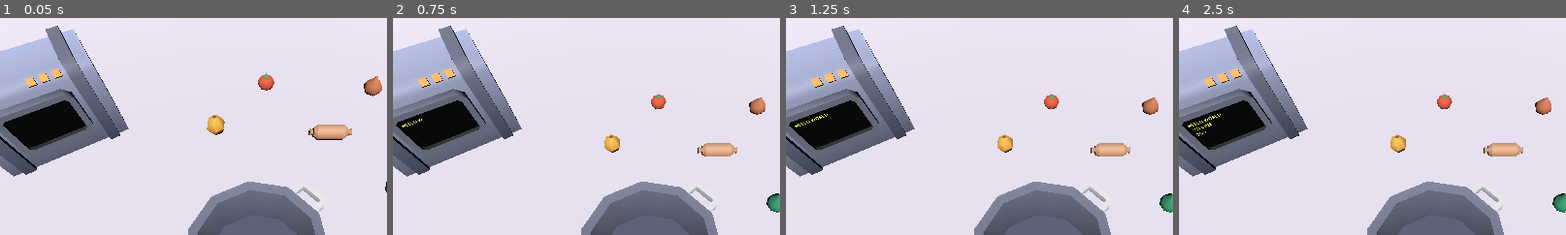
Above: before the commit, frames 1-4 (left to right).
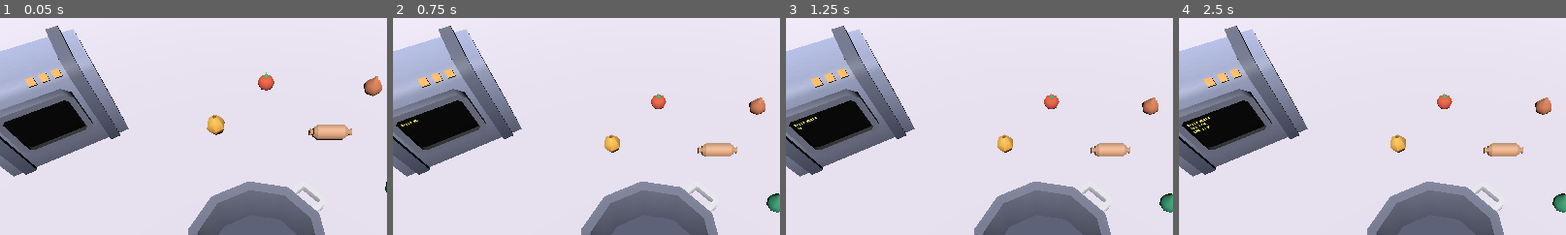
Above: after the commit, the same moments.

Repository: DrHaid/llm-taste-tester
Game: Godot game, scene res://main.tscn
The game is run twice, just before and just after one commit, with the same random seed, the same clock (stepped at 60 frames per second) and the same inputs.
Inputs (mouse positions are % of the whole screen's width and height, from its top left):
- Up to frame 1 (0.05 s): no input
- Up to frame 2 (0.75 s): move the mouse to (72, 45) at 0.52 s; click (72, 45) at 0.67 s
- Up to frame 3 (1.25 s): no input
- Up to frame 4 (2.5 s): tap Enter at 1.25 s; drag from (30, 55) to (45, 70) at 1.27 s; tap Space at 2 s; move the mouse to (60, 28) at 2.02 s; click (60, 28) at 2.17 s
The pictures show only the part of the screen within x 17-67%, y 7-57%; the shares and areas given below are measured in that part.

Frame 1 is identical in both runs. In frame 2, less than 0.1% of the frame differs, in the area x 2-8%, y 46-51%; in frame 3, less than 0.1%; in frame 4, 0.2%, in the area x 2-11%, y 44-55%.

Commit message:
Monospace font and arbitrary line breaks

Diff:
--- a/pots_n_pans/eating_robot.gd
+++ b/pots_n_pans/eating_robot.gd
@@ -3,6 +3,7 @@
 @export_multiline var debug_text: String = ""
 @export var print_speed: float = 1
 @export var max_lines: int = 5
+@export var max_chars_per_line: int = 32
 
 @onready var screen_text: Label3D = $ScreenText
 
@@ -51,8 +52,16 @@
 	screen_text.text = text
 
 
+func _add_line_breaks(text: String) -> String:
+	var lines: PackedStringArray = text.split(NEW_LINE)
+	var new_lines: PackedStringArray = []
+	for line in lines:
+		for i in range(0, line.length(), max_chars_per_line):
+			new_lines.append(line.substr(i, max_chars_per_line))
+	return NEW_LINE.join(new_lines)
+
 func print_text(text: String) -> void:
-	text_to_print = text
+	text_to_print = _add_line_breaks(text)
 	print_load = text_to_print.length()
 	line_number = 1
 	print_start_index = 0
--- a/pots_n_pans/eating_robot.tscn
+++ b/pots_n_pans/eating_robot.tscn
@@ -1,7 +1,8 @@
-[gd_scene load_steps=16 format=4 uid="uid://cf5qjssu2jva2"]
+[gd_scene load_steps=17 format=4 uid="uid://cf5qjssu2jva2"]
 
 [ext_resource type="Script" path="res://pots_n_pans/eating_robot.gd" id="1_8qoms"]
 [ext_resource type="Texture2D" uid="uid://dlg8s8ihh6a7u" path="res://models/textures/eating_robot_colormap.png" id="1_oojgv"]
+[ext_resource type="FontFile" uid="uid://uiepc5d87q06" path="res://fonts/chary___.ttf" id="2_bh0u6"]
 
 [sub_resource type="StandardMaterial3D" id="StandardMaterial3D_e2qd8"]
 resource_name = "variation-a"
@@ -213,18 +214,24 @@
 debug_text = "Hello World
 1st line
 2nd line
-Bottom Text 123 This is long
+Bottom Text 123 This is long, too long and should break
 Line overflow
 Next line
 Another one
-Last one"
-print_speed = 10.0
+Yet another
+amost done
+aaaand....
+Last one
+jk"
+print_speed = 12.0
+max_lines = 7
 
 [node name="ScreenText" type="Label3D" parent="."]
 transform = Transform3D(1, 0, 0, 0, 1, 0, 0, 0, 1, -0.0613808, 0.170834, 0.283611)
 pixel_size = 0.001
 double_sided = false
 modulate = Color(1, 1, 0.462745, 1)
+font = ExtResource("2_bh0u6")
 font_size = 51
 outline_size = 0
 horizontal_alignment = 0
Not shown, added: fonts/ReadMe.txt
Binary file added: fonts/chary___.ttf
Not shown, added: fonts/chary___.ttf.import
